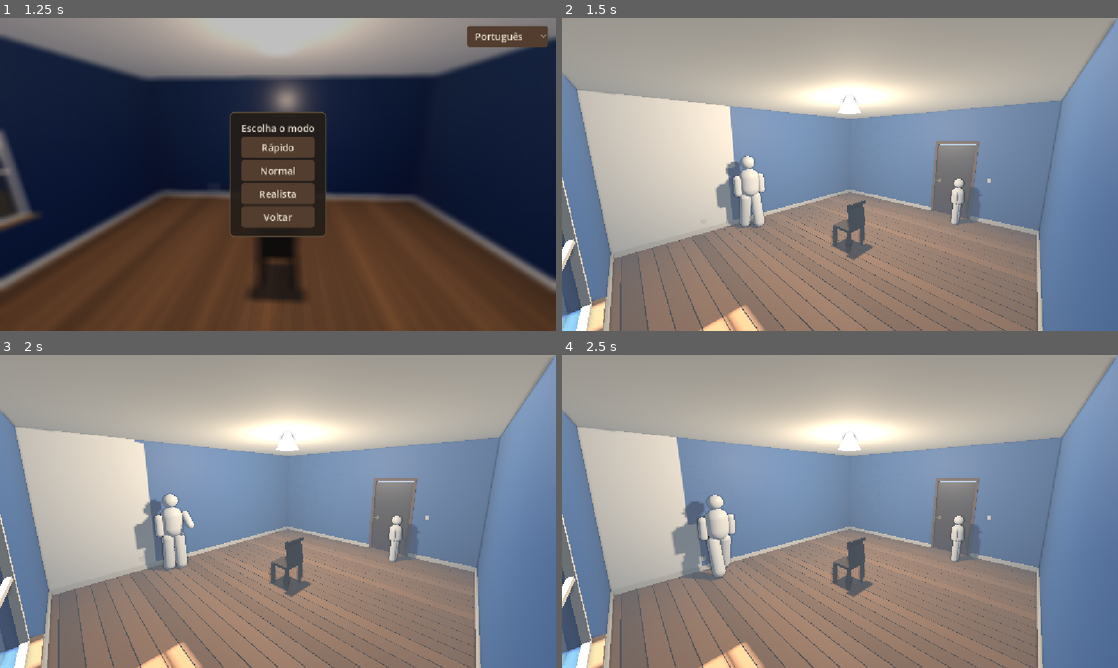
Above: before the commit, frames 1-4 (two rows, left to right).
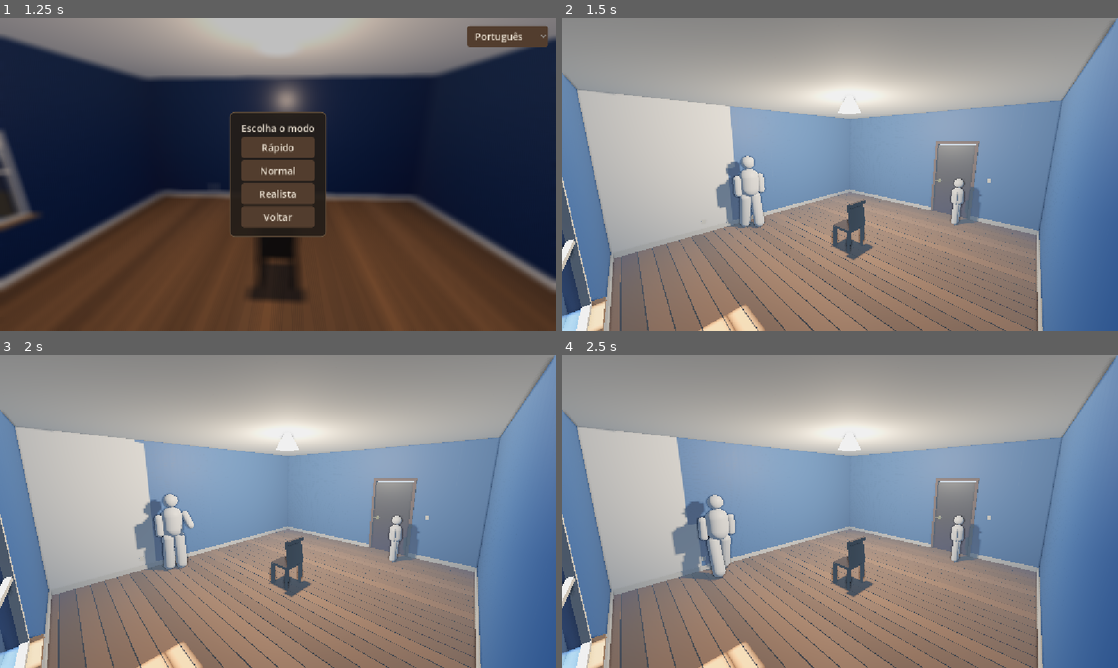
Above: after the commit, the same moments.

Repository: CaioLeonardoSch/watching-paint-dry
Game: Godot game, scene res://scenes/menu_principal.tscn
Same seed, same stepped clock (60 frames per second), same inputs: the game is played once before the commit and once after it.
Inputs (mouse positions are in pixels of both pictures, inside the frame that each line leads up to):
- Up to frame 1 (1.25 s): click "Jogar" at 0.5 s
- Up to frame 2 (1.5 s): click "Rápido" at 1.25 s
- Up to frame 3 (2 s): no input
- Up to frame 4 (2.5 s): move the mouse to (962, 495) at 2.02 s

Frame 1 is identical in both runs. In frame 2, 4.3% of the frame differs, in the area x 0-100%, y 2-100%; in frame 3, 3.5%; in frame 4, 3.2%.

Commit message:
docs: corrige referencias orfas; ajusta exposicao com tonemap filmic

Diff:
--- a/scenes/quarto.tscn
+++ b/scenes/quarto.tscn
@@ -25,7 +25,12 @@
 ambient_light_source = 2
 ambient_light_color = Color(0.72, 0.75, 0.82, 1)
 ambient_light_energy = 0.22
+tonemap_mode = 3
+tonemap_white = 6.0
 ssao_enabled = true
+adjustment_enabled = true
+adjustment_contrast = 1.08
+adjustment_saturation = 1.15
 ssao_radius = 0.7
 ssao_intensity = 1.4
 ssao_power = 2.0
@@ -49,7 +54,7 @@
 [node name="LuzJanela" type="AreaLight3D" parent="." unique_id=2010000020 unique_name_in_owner=true]
 transform = Transform3D(0, 0, 1, 0, 1, 0, -1, 0, 0, -3.42, 1.4, 0)
 light_color = Color(0.95, 0.93, 0.88, 1)
-light_energy = 1.9
+light_energy = 1.5
 shadow_enabled = true
 area_size = Vector2(2.0, 1.2)
 area_range = 7.0
@@ -60,7 +65,7 @@
 [node name="LuzLampada" type="OmniLight3D" parent="." unique_id=2010000002]
 transform = Transform3D(1, 0, 0, 0, 1, 0, 0, 0, 1, 0, 2.75, -1)
 light_color = Color(1, 0.85, 0.65, 1)
-light_energy = 1.2
+light_energy = 0.85
 shadow_enabled = true
 omni_range = 6.0
 
--- a/scripts/ambiente_dia.gd
+++ b/scripts/ambiente_dia.gd
@@ -33,8 +33,8 @@
 ## Ambiente DESSATURADO de propósito: incide em tudo por igual, inclusive nas
 ## faces internas do quarto. Usar a cor cheia do céu pinta o cômodo todo de
 ## azul, do mesmo jeito que a cor do pôr do sol o pintava de laranja.
-const COR_AMBIENTE: Color = Color(0.80, 0.83, 0.88)
-const ENERGIA_AMBIENTE: float = 0.24
+const COR_AMBIENTE: Color = Color(0.66, 0.72, 0.84)
+const ENERGIA_AMBIENTE: float = 0.14
 
 # Caminho relativo, não %NomeUnico — nome único já resolveu pra null sem
 # motivo claro neste projeto antes (ver convenção no PROJETO.md).
Not shown, changed: PROJETO.md
